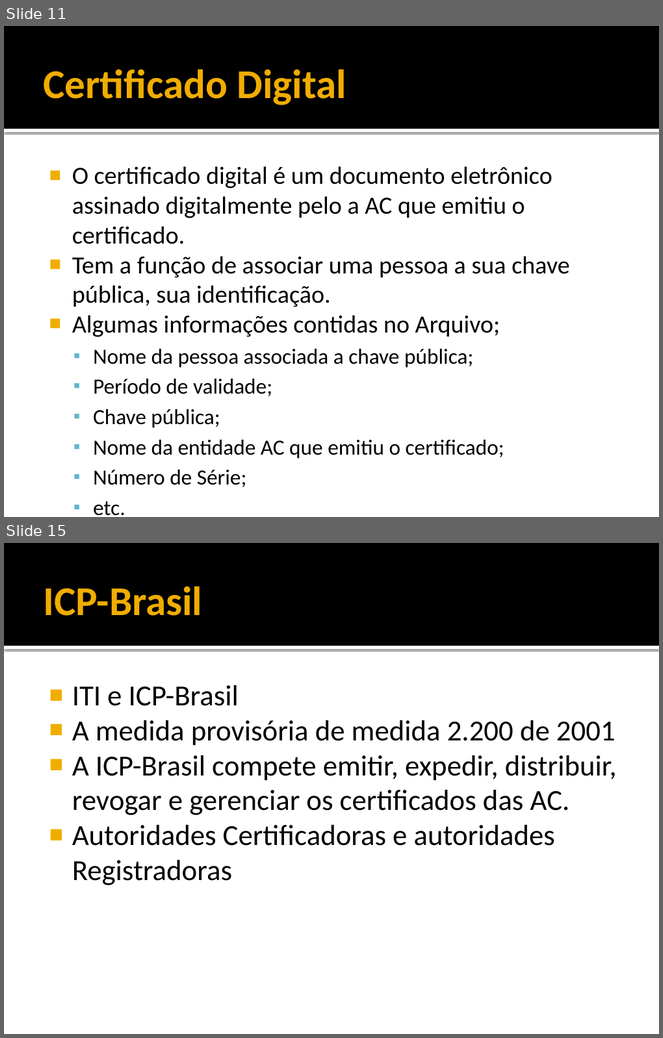
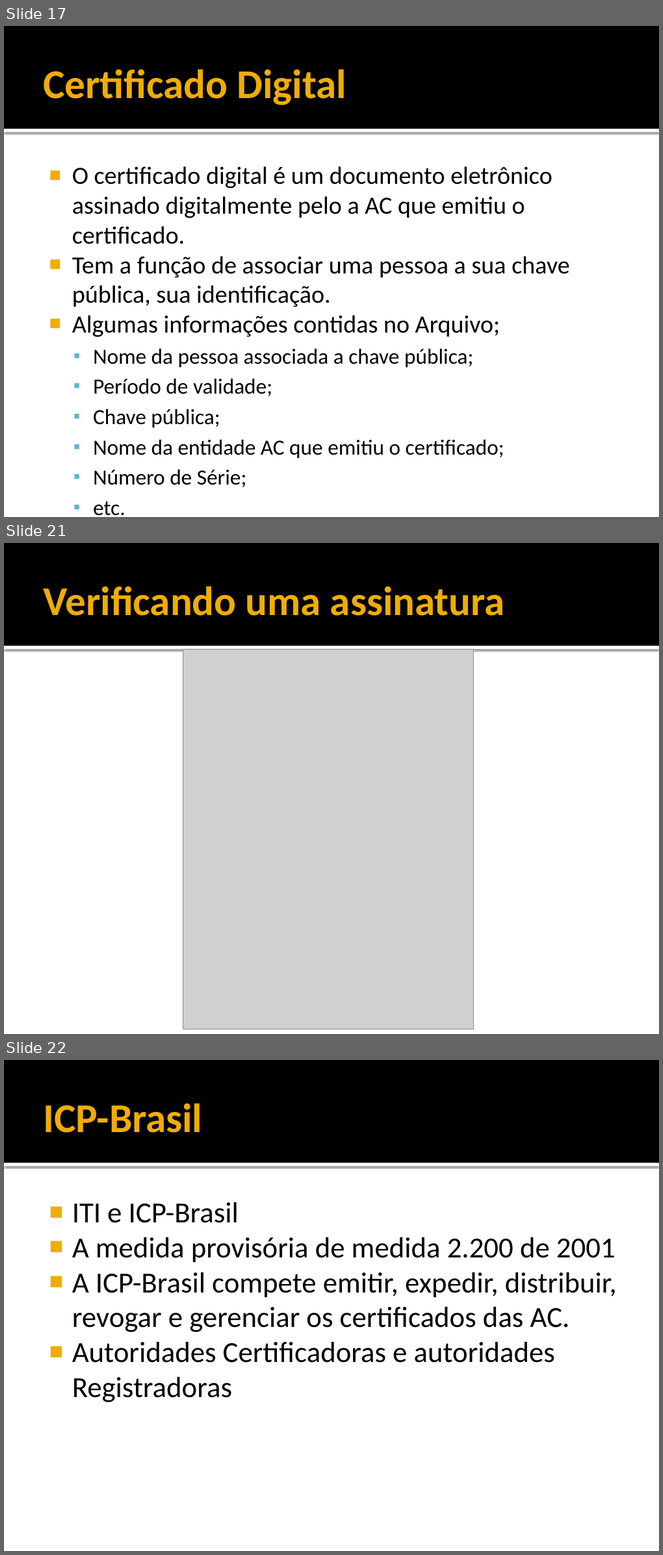
Before and after one commit to rayu1988/svn-jeanbruno, a slide deck: DOCS/TCC/5 - APRESENTAÇÃO.pptx. Shown one above the other, each under a label of ours: slides 11 and 15 before the commit, slides 17, 21 and 22 after it; the slides between them are not shown. The pictures are 663x1038 and 663x1555 pixels, drawn with LibreOffice and Linux fonts; fonts in the diff are those of the drawing; grey boxes stand for pictures. Boxes give left, top, right and bottom in pixels: in the first picture for what was removed or moved away, otherwise in the second. Text is boxed around its words. In the diff, an @@ line names an element or a change of style, - is before the commit and + after.

```diff
--- a/DOCS/TCC/5 - APRESENTAÇÃO.pptx
+++ b/DOCS/TCC/5 - APRESENTAÇÃO.pptx
@@ slide 21 added at [4, 543, 659, 1034], background #FFFFFF; not listed: 2 template elements that a slide beside it also shows @@
@@ title added at [43, 586, 505, 616], 45 pt, text #F0AD00, bold @@
+Verificando uma assinatura
@@ picture added at [183, 649, 473, 1029] @@
@@ what was slide 11 is now slide 17 @@
@@ what was slide 15 is now slide 22 @@
```
Also in this commit, not shown: 2 slides changed, 7 other slides added.
